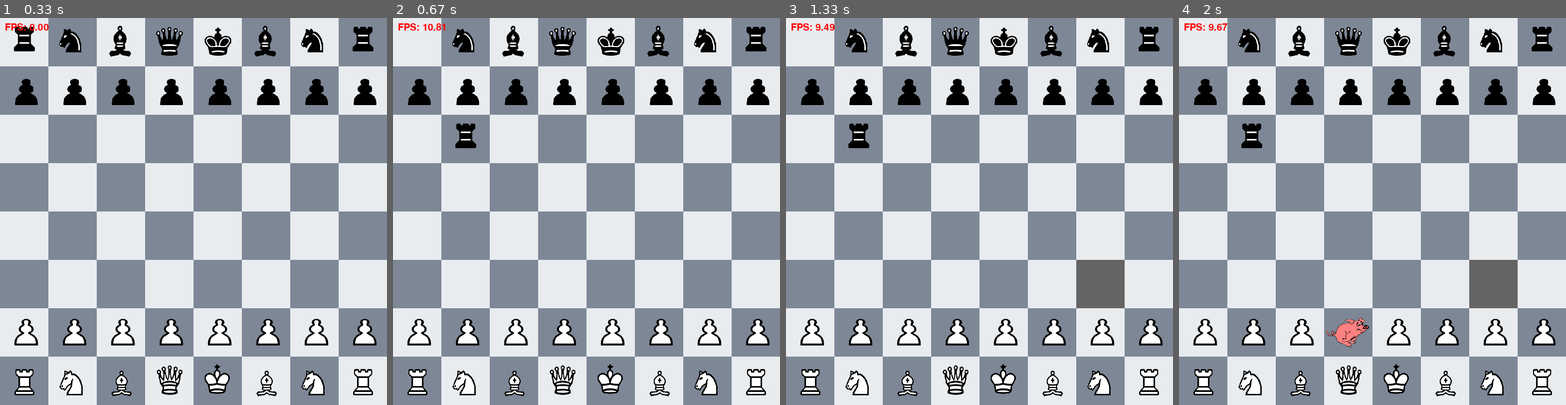
Above: before the commit, frames 1-4 (left to right).
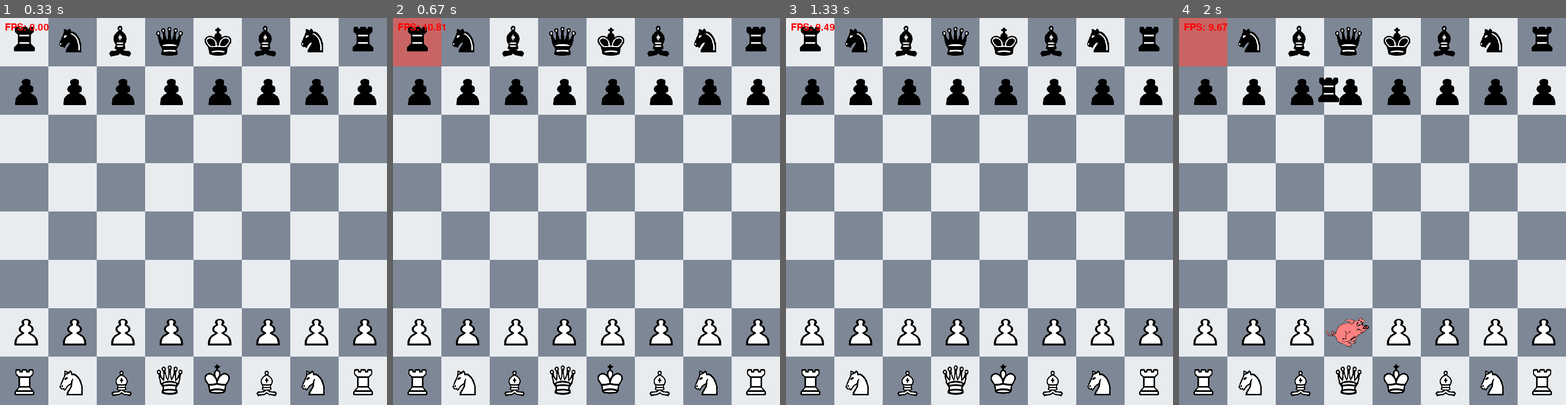
Above: after the commit, the same moments.

Repository: banatibalazs/chess_py
Game: pygame game, started from src/alternative/main_2.py
The game is run twice, just before and just after one commit, with the same random seed, the same clock (stepped at 60 frames per second) and the same inputs.
Inputs (mouse positions are in pixels of both pictures, inside the frame that each line leads up to):
- Up to frame 1 (0.33 s): no input
- Up to frame 2 (0.67 s): press the mouse at (416, 41) at 0.37 s; move the mouse to (443, 99) at 0.47 s; release the mouse at (466, 153) at 0.6 s
- Up to frame 3 (1.33 s): click (1122, 346) at 0.77 s; click (1080, 215) at 1.12 s
- Up to frame 4 (2 s): right-click (1337, 346) at 1.52 s; press the mouse at (1202, 41) at 1.83 s; move the mouse to (1329, 91) at 1.93 s

Frame 1 is identical in both runs. In frame 2, 1.7% of the frame differs, in the area x 0-22%, y 0-34%; in frame 3, 2.1%; in frame 4, 3.6%, in the area x 0-88%, y 0-75%.

Commit message:
pygame version changes

Diff:
--- a/src/alternative/game.py
+++ b/src/alternative/game.py
@@ -21,43 +21,20 @@
                  black_player_name: str = "Black", black_player_type: PlayerType = PlayerType.HUMAN,
                  _time: Optional[int] = 600) -> None:
 
-        if _time is None:
-            self.timer = None
-        else:
-            self.timer = TimerThread(self)
-
         self._board: Board = Board()
-        if white_player_type == PlayerType.HUMAN:
-            self._white_player: Player = Player(white_player_name, Color.WHITE, self._board, _time)
-        elif white_player_type == PlayerType.RANDOM:
-            self._white_player: Player = RandomPlayer(white_player_name, Color.WHITE, self._board, _time)
-
-        if black_player_type == PlayerType.HUMAN:
-            self._black_player: Player = Player(black_player_name, Color.BLACK, self._board, _time)
-        else:
-            self._black_player: Player = RandomPlayer(black_player_name, Color.BLACK, self._board, _time)
-
+        self._white_player: Player = Player(white_player_name, Color.WHITE, self._board, _time)
+        self._black_player: Player = Player(black_player_name, Color.BLACK, self._board, _time)
         self._current_player: Player = self._white_player
         self._opponent_player: Player = self._black_player
 
         self.is_game_over: bool = False
-
         self.game_saver: GameSaver = GameSaver()
 
-        self.start_time = tm.time()
         self.start_game()
-
-    def __del__(self):
-        if self.timer is not None:
-            self.timer.stop()
-        print("Game destroyed.")
 
     def start_game(self) -> None:
         self._white_player.init_pieces()
         self._black_player.init_pieces()
-
-        if self.timer is not None:
-            self.timer.start()
 
         self.game_saver.save_game(self._current_player, self._opponent_player)
         self._update_player()
@@ -109,16 +86,8 @@
 
     def end_game(self, game_result: GameResult) -> None:
         self.is_game_over = True
-        if self.timer is not None:
-            self.timer.stop()
+        print(f"Game over: {game_result.name}")
         self._update_board()
-        try:
-            print(f"Memory usage: {self.get_memory_usage()} MB")
-            print("Game lasted: ", tm.time() - self.start_time, " seconds.")
-            print("That is ", (self.game_saver.total_states() + 1) / (tm.time() - self.start_time), " steps per second.")
-            print("One step takes ", 1 / ((self.game_saver.total_states() + 1)/ (tm.time() - self.start_time)), " seconds.")
-        except Exception as e:
-            print(e)
 
     def get_memory_usage(self):
         process = psutil.Process(os.getpid())
--- a/src/alternative/main_2.py
+++ b/src/alternative/main_2.py
@@ -24,6 +24,12 @@
 BL_KING_IMAGE_PATH = "../../resources/images/pieces/bl_king.png"
 BL_PAWN_IMAGE_PATH = "../../resources/images/pieces/bl_pawn.png"
 
+POSSIBLE_FIELDS_COLOR_DARK = (0, 200, 0)
+POSSIBLE_FIELDS_COLOR_LIGHT = (100, 200, 100)
+BLACK_SQUARE_COLOR = (125, 135, 150)
+WHITE_SQUARE_COLOR = (233, 236, 239)
+SELECTED_SQUARE_COLOR_LIGHT = (200, 100, 100)
+SELECTED_SQUARE_COLOR_DARK = (200, 0, 0)
 
 
 class ChessGUI:
@@ -34,14 +40,16 @@
         self.square_size = screen_width // 8  # Assuming board is 8x8
         self.running = True
         self.board_surface = pygame.Surface((screen_width, screen_height))
-        self.colors = [[(233, 236, 239) if (row + col) % 2 == 0 else (125, 135, 150) for col in range(8)] for row in range(8)]  # Light and dark square colors
-        self.original_colors = [(233, 236, 239), (125, 135, 150)]
+        self.colors = [[WHITE_SQUARE_COLOR if (row + col) % 2 == 0 else BLACK_SQUARE_COLOR for col in range(8)] for row in range(8)]  # Light and dark square colors
+        self.original_colors = [WHITE_SQUARE_COLOR, BLACK_SQUARE_COLOR]
         self.dragging = False  # Indicates whether we're currently dragging an object
         self.dragged_object_pos = None  # The object that is being dragged
         self.image_size = (self.square_size, self.square_size)  # Define the standard image size
         self.images_pos = [[col * self.square_size, 0] for col in range(8)]  # The positions of the images
         self.board = [[None for _ in range(8)] for _ in range(8)]  # Initialize the board with None
         self.game = Game()
+        self.possible_fields = []
+        self.last_clicked_square = None
         self._byte_to_piece_image_path: Dict[np.byte, str] = {
             np.byte(-6): BL_KING_IMAGE_PATH,
             np.byte(-5): BL_QUEEN_IMAGE_PATH,
@@ -73,7 +81,6 @@
                 image = pygame.image.load(self._byte_to_piece_image_path[piece_board[row][col]])  # Load the image
                 image = pygame.transform.scale(image, (self.square_size, self.square_size))  # Scale the image to fit the square
                 self.board[row][col] = image
-
 
     def draw_board(self):
         for row in range(8):
@@ -123,8 +130,9 @@
                     elif event.button == 2:  # Check if the middle mouse button was pressed
                         self.dragged_object_pos = self.get_object_at_pos(event.pos)
                         if self.dragged_object_pos is not None:
-                            start_square = (self.dragged_object_pos[0] // self.square_size,
-                                            self.dragged_object_pos[1] // self.square_size)
+                            # start_square = (self.dragged_object_pos[0] // self.square_size,
+                            #                 self.dragged_object_pos[1] // self.square_size)
+                            start_square = self.get_square_position(self.dragged_object_pos)
                             # end_square = (4, 4)  # Replace with the actual end square
                             self.make_move(start_square)
 
@@ -144,25 +152,25 @@
 
                 elif event.type == pygame.MOUSEBUTTONUP:
                     if event.button == 1:  # Check if the left mouse button was released
-                        # Stop dragging
-                        self.dragging = False
                         if self.dragged_object_pos is not None:  # Check if an image was being dragged
-                            # Snap the image to the center of the square it is above
-                            square_x = (self.dragged_object_pos[0] + self.square_size // 2) // self.square_size
-                            square_y = (self.dragged_object_pos[1] + self.square_size // 2) // self.square_size
-                            # Check if the new position is within the board
+                            square_x, square_y = self.get_square_position(self.dragged_object_pos)
                             if 0 <= square_x < 8 and 0 <= square_y < 8:
                                 # Set the image at the new square
-                                self.board[square_y][square_x] = self.dragged_object
-
-                            # Change the color of the original square back to its original color
-                            self.change_square_color(self.original_square[1], self.original_square[0],
-                                                     self.original_colors[(self.original_square[1] +
-                                                         self.original_square[0]) % 2])
-                            if self.original_pos != self.dragged_object_pos:
-                                self.game.click_on_board(event.pos[1] // self.square_size, event.pos[0] // self.square_size)
-                                # self.reset_square_colors()
+                                if self.original_pos != self.dragged_object_pos and \
+                                        (square_y, square_x) in self.possible_fields:
+                                    self.board[square_y][square_x] = self.dragged_object
+                                    self.game.click_on_board(event.pos[1] // self.square_size, event.pos[0] // self.square_size)
+                                    self.reset_possible_fields()
+                                    self.change_square_color(self.original_square[1], self.original_square[0],
+                                                             self.original_colors[(self.original_square[1] +
+                                                                                   self.original_square[0]) % 2])
+                                else:
+                                    self.board[self.original_square[1]][self.original_square[0]] = self.dragged_object
+                                # Change the color of the original square back to its original color
+
                             self.dragged_object_pos = None
+
+                        self.dragging = False
 
                 self.draw_board()
                 # Draw the board surface onto the screen
@@ -175,6 +183,19 @@
                 self.screen.blit(fps_surface, (10, 10))
 
                 pygame.display.flip()
+
+    def get_square_position(self, pos):
+        square_x = (pos[0] + self.square_size // 2) // self.square_size
+        square_y = (pos[1] + self.square_size // 2) // self.square_size
+        return square_x, square_y
+
+    def reset_possible_fields(self):
+        if self.possible_fields is None:
+            return
+        for field in self.possible_fields:
+            row, col = field
+            self.change_square_color(row, col, self.original_colors[(row + col) % 2])
+        self.possible_fields = []
 
     def get_object_at_pos(self, pos) -> Optional[List[int]]:
         for row in range(8):
@@ -192,29 +213,39 @@
         self.set_image(square[1], square[0], image_path)
 
     def left_button_clicked(self, event):
-        self.game.click_on_board(event.pos[1] // self.square_size, event.pos[0] // self.square_size)
-
+        print(f"Left button clicked at {event.pos}")
+        if self.last_clicked_square is not None:
+            self.colors[self.last_clicked_square[0]][self.last_clicked_square[1]] = self.original_colors[(self.last_clicked_square[0] + self.last_clicked_square[1]) % 2]
+        row, col = event.pos[1] // self.square_size, event.pos[0] // self.square_size
+        self.last_clicked_square = (row, col)
+        self.game.click_on_board(row, col)
+        if self.board[row][col] is not None:
+            self.set_selected_piece_color(row, col)
+
+        self.reset_possible_fields()
         selected_piece = self.game.get_selected_piece()
         if selected_piece is None:
             return
-        position = selected_piece.coordinates
-        possible_fields = selected_piece.possible_fields
-        if possible_fields is not None:
-            for field in possible_fields:
+        self.possible_fields = selected_piece.possible_fields
+        print(f" Possible fields: {self.possible_fields}")
+        if self.possible_fields is not None:
+            for field in self.possible_fields:
                 row, col = field
                 if (row + col) % 2 == 0:
-                    color = (200, 200, 200)
+                    color = POSSIBLE_FIELDS_COLOR_LIGHT
                 else:
-                    color = (100, 100, 100)
+                    color = POSSIBLE_FIELDS_COLOR_DARK
                 self.change_square_color(row, col, color)
 
-        if position is not None:
-            row, col = position
-            if (row + col) % 2 == 0:
-                color = (0, 255, 0)
-            else:
-                color = (255, 0, 0)
-            self.change_square_color(row, col, color)
+    def set_selected_piece_color(self, row, col):
+        if self.colors[row][col] == SELECTED_SQUARE_COLOR_LIGHT or self.colors[row][col] == SELECTED_SQUARE_COLOR_DARK:
+            color = self.original_colors[(row + col) % 2]
+        else:
+            color = SELECTED_SQUARE_COLOR_LIGHT if (row + col) % 2 == 0 else SELECTED_SQUARE_COLOR_DARK
+        self.colors[row][col] = color
+
+    def reset_selected_piece_color(self, row, col):
+        self.change_square_color(row, col, self.original_colors[(row + col) % 2])
 
     def reset_square_colors(self):
         for row in range(8):
@@ -225,9 +256,6 @@
         # print(f"Changing color of square ({row}, {col}) to {new_color}")
         self.colors[row][col] = new_color
         self.draw_board()
-        pygame.display.flip()
-
-    import time
 
     def make_move(self, start_square, end_square=(4, 4)):
         # Get the image at the start square
@@ -255,8 +283,6 @@
             self.screen.blit(dragged_object, tuple(map(int, self.dragged_object_pos)))
             self.draw_board()
             pygame.display.flip()
-            # # Wait a short time
-            # time.sleep(0.00001)
 
             # Draw the board surface onto the screen
             self.screen.blit(self.board_surface, (0, 0))
--- /dev/null
+++ b/src/alternative/stack_overflow_pygame_gui.py
@@ -0,0 +1,115 @@
+import pygame
+
+TILESIZE = 64
+BOARD_POS = (10, 10)
+
+def create_board_surf():
+    board_surf = pygame.Surface((TILESIZE*8, TILESIZE*8))
+    dark = False
+    for y in range(8):
+        for x in range(8):
+            rect = pygame.Rect(x*TILESIZE, y*TILESIZE, TILESIZE, TILESIZE)
+            pygame.draw.rect(board_surf, pygame.Color('darkgrey' if dark else 'beige'), rect)
+            dark = not dark
+        dark = not dark
+    return board_surf
+
+def get_square_under_mouse(board):
+    mouse_pos = pygame.Vector2(pygame.mouse.get_pos()) - BOARD_POS
+    x, y = [int(v // TILESIZE) for v in mouse_pos]
+    try:
+        if x >= 0 and y >= 0: return (board[y][x], x, y)
+    except IndexError: pass
+    return None, None, None
+
+def create_board():
+    board = []
+    for y in range(8):
+        board.append([])
+        for x in range(8):
+            board[y].append(None)
+
+    for x in range(0, 8):
+        board[1][x] = ('black', 'pawn')
+    for x in range(0, 8):
+        board[6][x] = ('white', 'pawn')
+
+    return board
+
+def draw_pieces(screen, board, font, selected_piece):
+    sx, sy = None, None
+    if selected_piece:
+        piece, sx, sy = selected_piece
+
+    for y in range(8):
+        for x in range(8):
+            piece = board[y][x]
+            if piece:
+                selected = x == sx and y == sy
+                color, type = piece
+                s1 = font.render(type[0], True, pygame.Color('red' if selected else color))
+                s2 = font.render(type[0], True, pygame.Color('darkgrey'))
+                pos = pygame.Rect(BOARD_POS[0] + x * TILESIZE+1, BOARD_POS[1] + y * TILESIZE + 1, TILESIZE, TILESIZE)
+                screen.blit(s2, s2.get_rect(center=pos.center).move(1, 1))
+                screen.blit(s1, s1.get_rect(center=pos.center))
+
+def draw_selector(screen, piece, x, y):
+    if piece != None:
+        rect = (BOARD_POS[0] + x * TILESIZE, BOARD_POS[1] + y * TILESIZE, TILESIZE, TILESIZE)
+        pygame.draw.rect(screen, (255, 0, 0, 50), rect, 2)
+
+def draw_drag(screen, board, selected_piece, font):
+    if selected_piece:
+        piece, x, y = get_square_under_mouse(board)
+        if x != None:
+            rect = (BOARD_POS[0] + x * TILESIZE, BOARD_POS[1] + y * TILESIZE, TILESIZE, TILESIZE)
+            pygame.draw.rect(screen, (0, 255, 0, 50), rect, 2)
+
+        color, type = selected_piece[0]
+        s1 = font.render(type[0], True, pygame.Color(color))
+        s2 = font.render(type[0], True, pygame.Color('darkgrey'))
+        pos = pygame.Vector2(pygame.mouse.get_pos())
+        screen.blit(s2, s2.get_rect(center=pos + (1, 1)))
+        screen.blit(s1, s1.get_rect(center=pos))
+        selected_rect = pygame.Rect(BOARD_POS[0] + selected_piece[1] * TILESIZE, BOARD_POS[1] + selected_piece[2] * TILESIZE, TILESIZE, TILESIZE)
+        pygame.draw.line(screen, pygame.Color('red'), selected_rect.center, pos)
+        return (x, y)
+
+def main():
+    pygame.init()
+    font = pygame.font.SysFont('', 32)
+    screen = pygame.display.set_mode((9*TILESIZE, 9*TILESIZE))
+    board = create_board()
+    board_surf = create_board_surf()
+    clock = pygame.time.Clock()
+    selected_piece = None
+    drop_pos = None
+    while True:
+        piece, x, y = get_square_under_mouse(board)
+        events = pygame.event.get()
+        for e in events:
+            if e.type == pygame.QUIT:
+                return
+            if e.type == pygame.MOUSEBUTTONDOWN:
+                if piece != None:
+                    selected_piece = piece, x, y
+            if e.type == pygame.MOUSEBUTTONUP:
+                if drop_pos:
+                    piece, old_x, old_y = selected_piece
+                    board[old_y][old_x] = 0
+                    new_x, new_y = drop_pos
+                    board[new_y][new_x] = piece
+                selected_piece = None
+                drop_pos = None
+
+        screen.fill(pygame.Color('grey'))
+        screen.blit(board_surf, BOARD_POS)
+        draw_pieces(screen, board, font, selected_piece)
+        draw_selector(screen, piece, x, y)
+        drop_pos = draw_drag(screen, board, selected_piece, font)
+
+        pygame.display.flip()
+        clock.tick(60)
+
+if __name__ == '__main__':
+    main()
